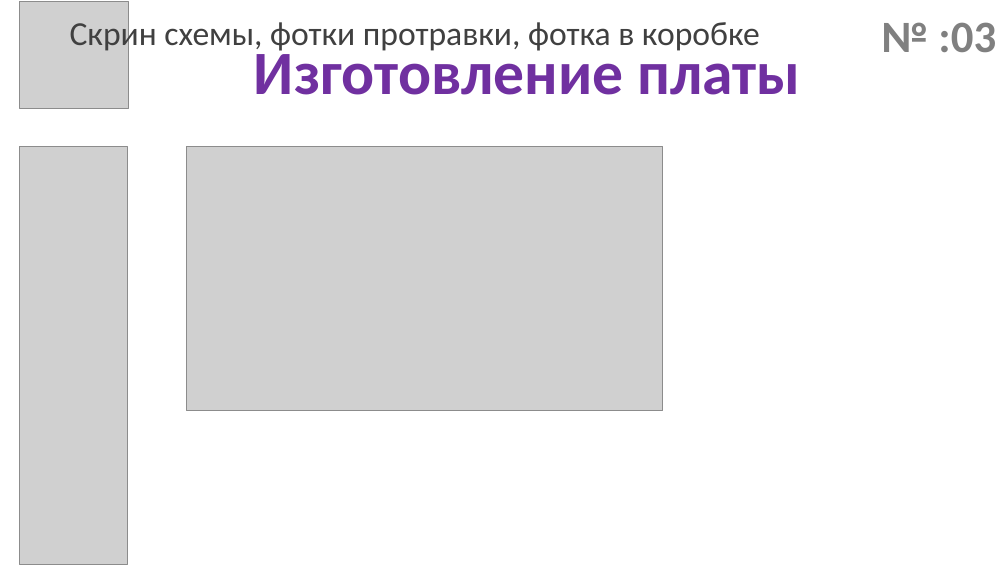
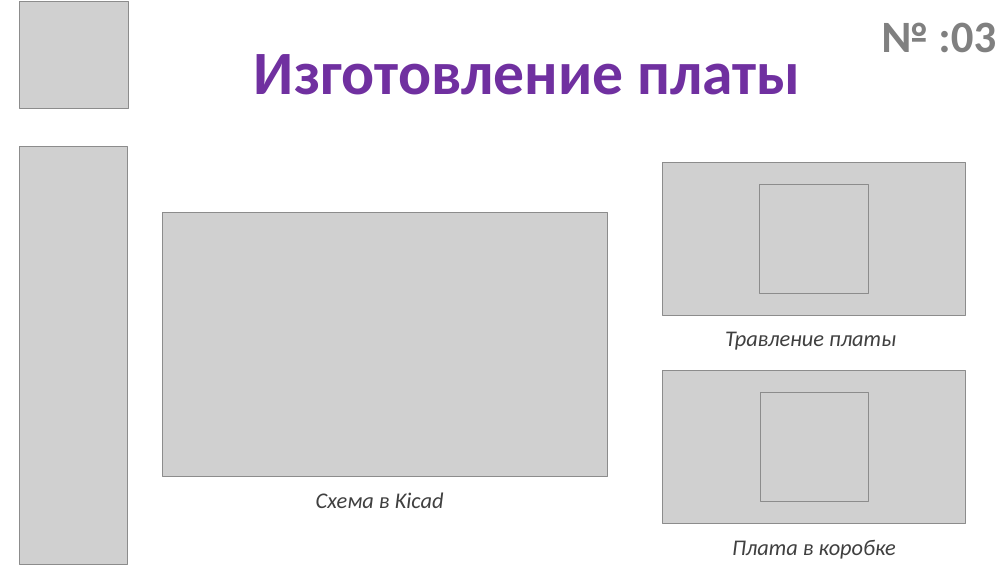
Before and after one commit to dpp-shlyopa-team/Presentation, a slide deck: slide 6 of преза.pptx. Drawn at 1008x567 pixels with LibreOffice and Linux fonts; fonts in the diff are those of the drawing; grey boxes stand for pictures. Boxes give left, top, right and bottom in pixels: in the first picture for what was removed or moved away, otherwise in the second. Text is boxed around its words. In the diff, an @@ line names an element or a change of style, - is before the commit and + after.

```diff
--- a/преза.pptx
+++ b/преза.pptx
@@ text removed at [70,17,760,53] @@
-Скрин схемы, фотки протравки, фотка в коробке
@@ picture added at [662,162,966,314] @@
@@ picture added at [760,184,869,293] @@
@@ picture: place and size @@
-picture at [186,146,663,411]
+picture at [162,212,607,477]
@@ text added at [725,331,896,350], 16 pt, text #404040, italic @@
+Травление платы
@@ picture added at [662,371,966,523] @@
@@ picture added at [760,393,869,502] @@
@@ text added at [316,492,444,508], 16 pt, text #404040, italic @@
+Схема в Kicad
@@ text added at [732,540,896,559], 16 pt, text #404040, italic @@
+Плата в коробке
```
Also in this commit, not shown: 5 other slides changed, 1 other file.
